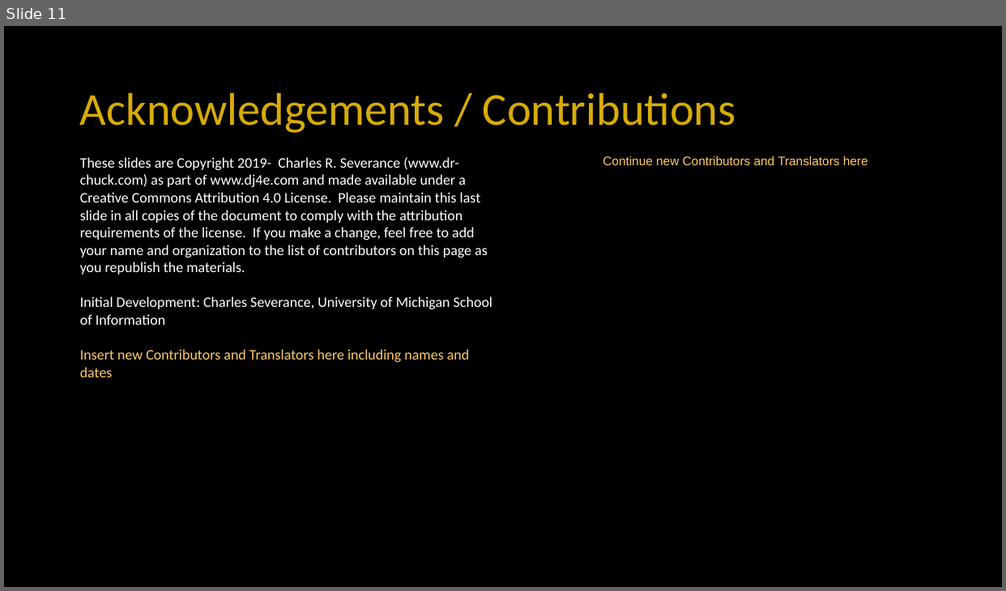
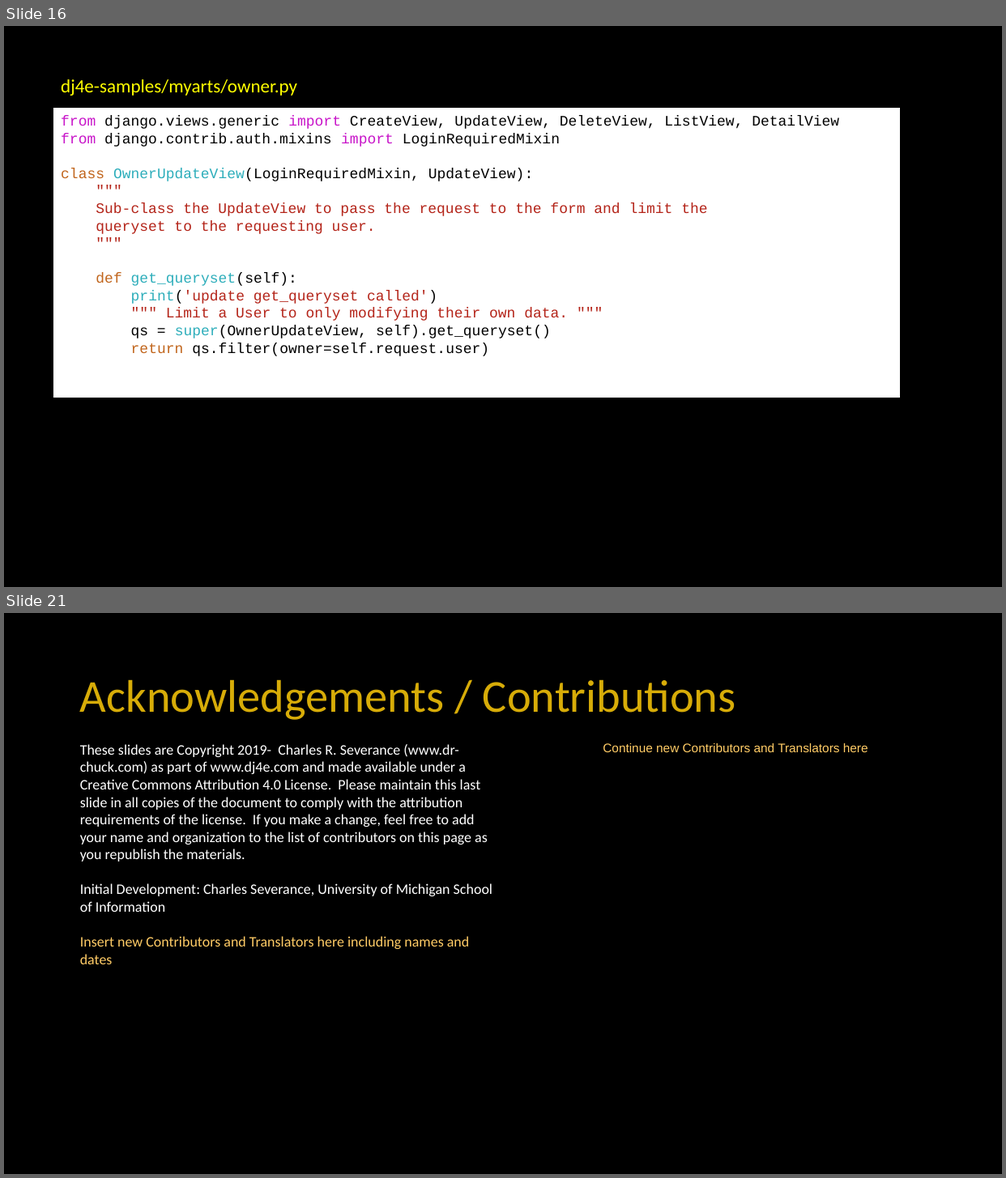
Before and after one commit to csev/dj4e, a slide deck: lectures/DJ-12-Owned-Rows.pptx. Shown one above the other, each under a label of ours: slide 11 before the commit, slides 16 and 21 after it; the slides between them are not shown. The pictures are 1006x591 and 1006x1178 pixels, drawn with LibreOffice and Linux fonts; fonts in the diff are those of the drawing. Boxes give left, top, right and bottom in pixels: in the first picture for what was removed or moved away, otherwise in the second. Text is boxed around its words. In the diff, an @@ line names an element or a change of style, - is before the commit and + after.

```diff
--- a/lectures/DJ-12-Owned-Rows.pptx
+++ b/lectures/DJ-12-Owned-Rows.pptx
@@ slide 16 added at box(4, 26, 1002, 587), background #000000 @@
@@ text added at box(61, 79, 297, 96), 18 pt, text #FFFF00 @@
+dj4e-samples/myarts/owner.py
@@ rectangle added at box(53, 108, 900, 397), fill #FFFFFF, 14 pt, text #000000 @@
+from django.views.generic import CreateView, UpdateView, DeleteView, ListView, DetailView
+from django.contrib.auth.mixins import LoginRequiredMixin
+class OwnerUpdateView(LoginRequiredMixin, UpdateView):
+"""
+Sub-class the UpdateView to pass the request to the form and limit the
+queryset to the requesting user.
+"""
+def get_queryset(self):
+print('update get_queryset called')
+""" Limit a User to only modifying their own data. """
+qs = super(OwnerUpdateView, self).get_queryset()
+return qs.filter(owner=self.request.user)
@@ what was slide 11 is now slide 21 @@
```
Also in this commit, not shown: 3 slides changed, 9 other slides added.
